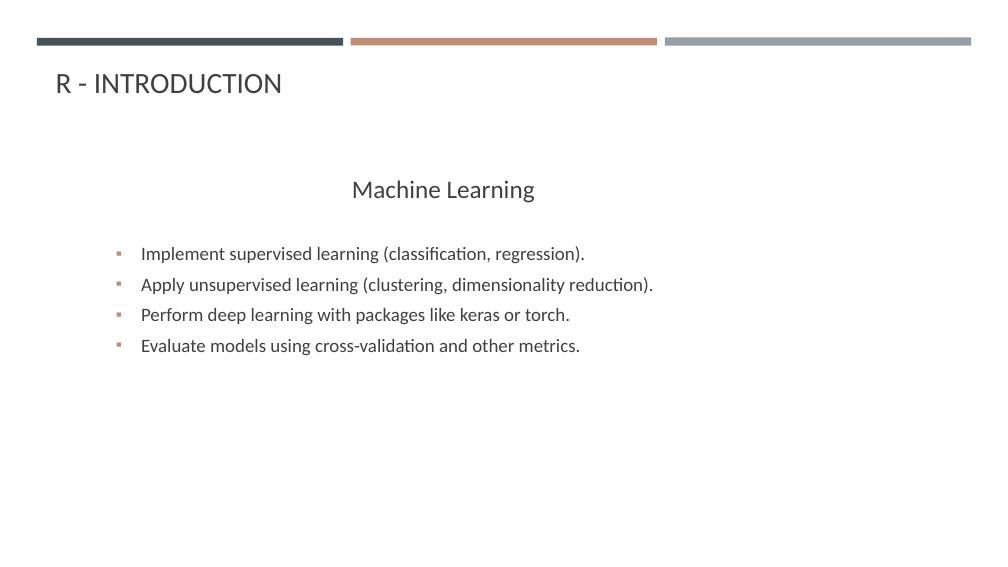
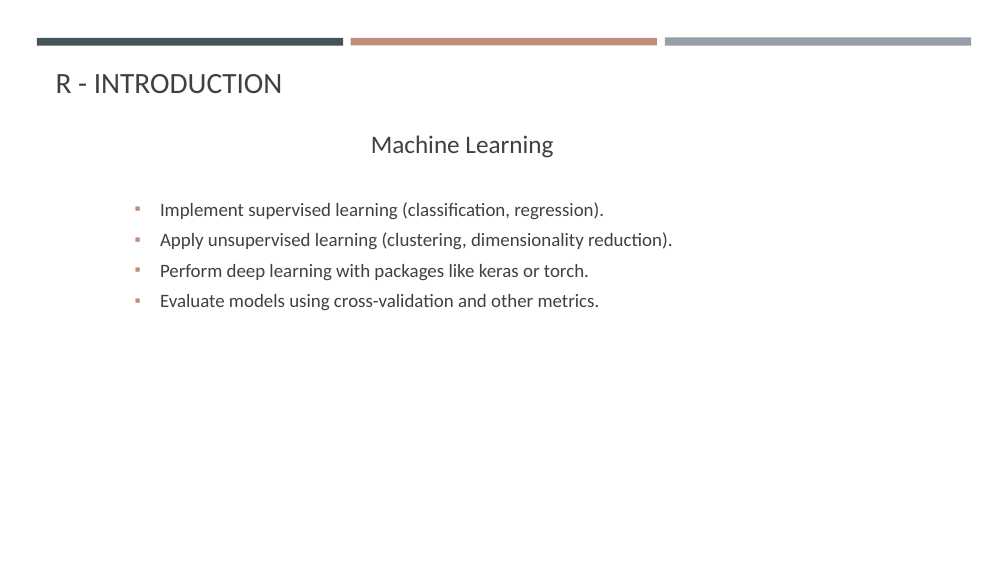
Before and after one commit to gisynw/geog-247, a slide deck: slide 5 of docs/Lectures/Week01/Week01_Intro.pptx. Drawn at 1008x567 pixels with LibreOffice and Linux fonts; fonts in the diff are those of the drawing. Boxes give left, top, right and bottom in pixels: in the first picture for what was removed or moved away, otherwise in the second. Text is boxed around its words. In the diff, an @@ line names an element or a change of style, - is before the commit and + after.

```diff
--- a/docs/Lectures/Week01/Week01_Intro.pptx
+++ b/docs/Lectures/Week01/Week01_Intro.pptx
@@ text "Machine Learning": place and size @@
-text "Machine Learning" at box(141, 180, 653, 355)
+text "Machine Learning" at box(160, 135, 672, 310)
```
Also in this commit, not shown: 5 other slides changed, 2 slides added, 1 slide removed, 12 other files.
